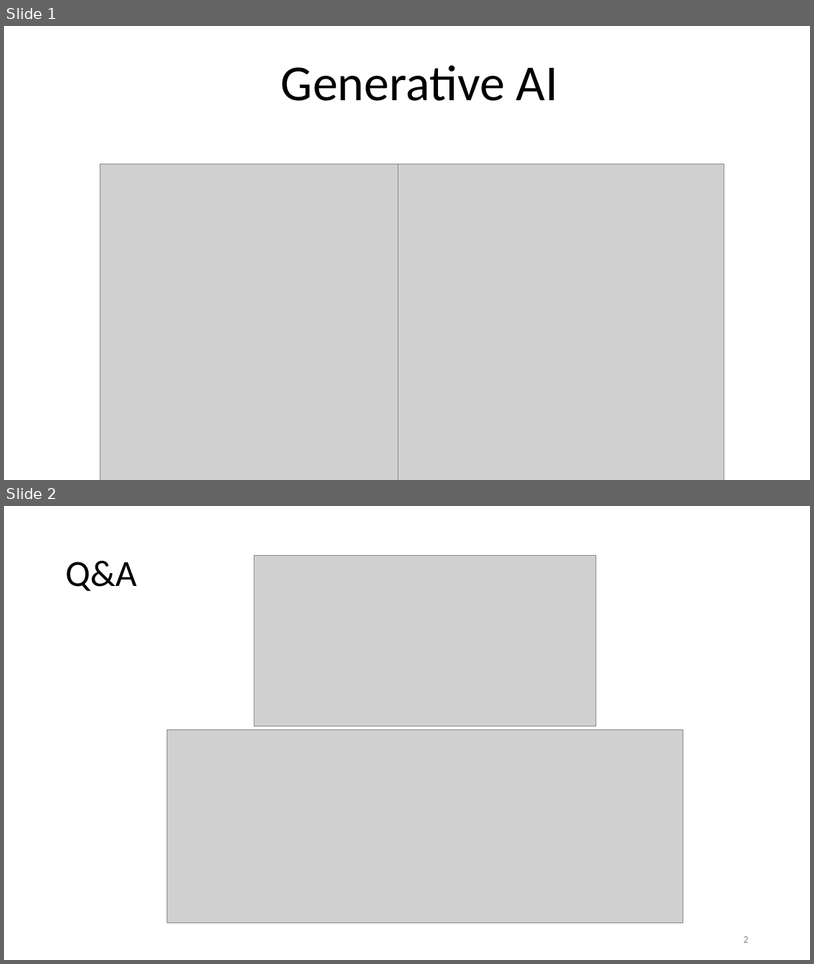
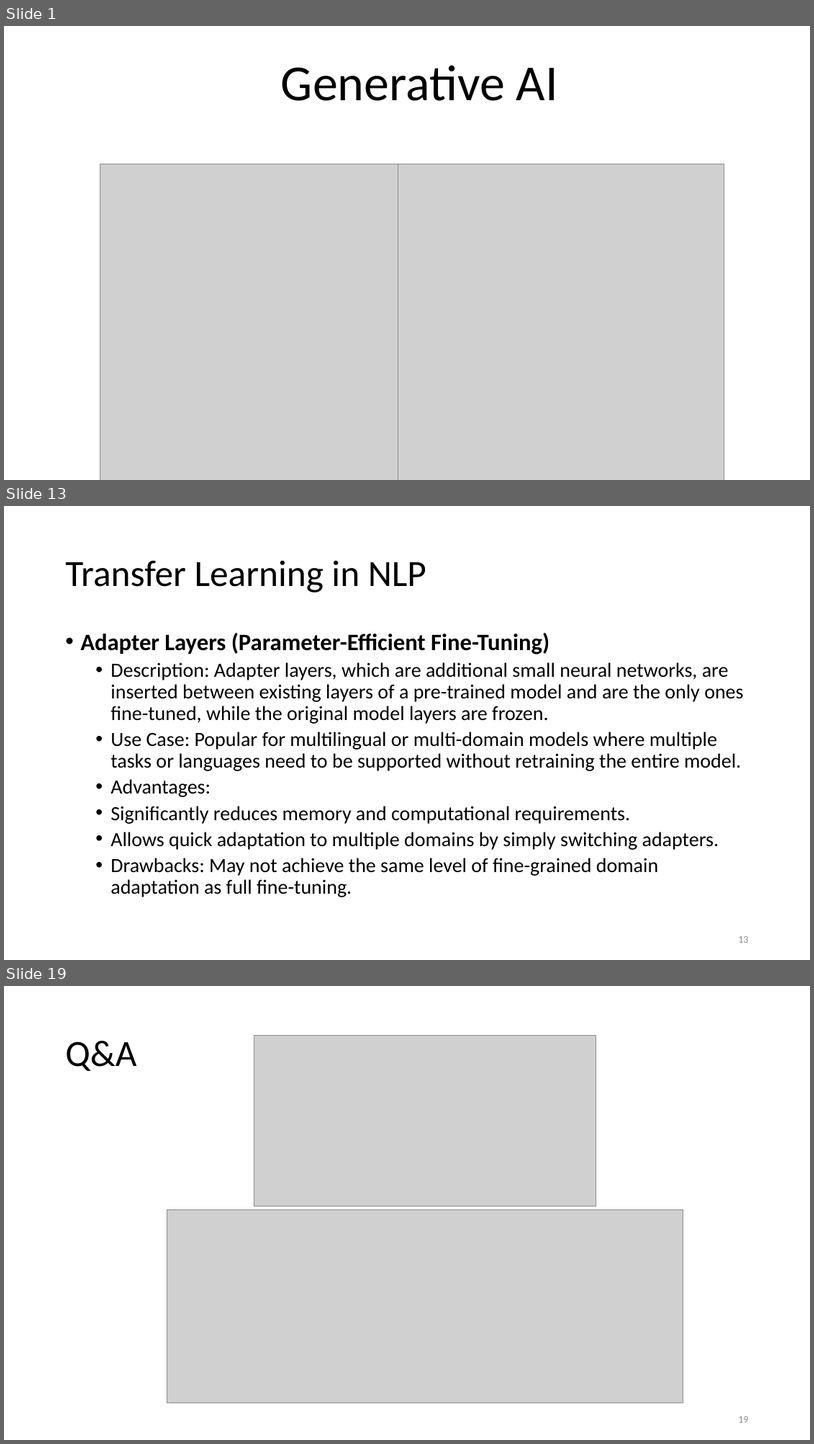
Before and after one commit to motazsaad/NLP-Seminar, a slide deck: slides/LLMs/Transfer learning (finetunning).pptx. Shown one above the other, each under a label of ours: slides 1 and 2 before the commit, slides 1, 13 and 19 after it; the slides between them are not shown. The pictures are 814x964 and 814x1444 pixels, drawn with LibreOffice and Linux fonts; fonts in the diff are those of the drawing; grey boxes stand for pictures. Boxes give left, top, right and bottom in pixels: in the first picture for what was removed or moved away, otherwise in the second. Text is boxed around its words. In the diff, an @@ line names an element or a change of style, - is before the commit and + after.

```diff
--- a/slides/LLMs/Transfer learning (finetunning).pptx
+++ b/slides/LLMs/Transfer learning (finetunning).pptx
@@ slide 13 added at [4,506,810,960], background #FFFFFF @@
@@ title added at [65,560,427,592], 44 pt, text #000000 @@
+Transfer Learning in NLP
@@ text added at [80,633,743,897], 24 pt, text #000000 @@
+• Adapter Layers (Parameter-Efficient Fine-Tuning)
+  • Description: Adapter layers, which are additional small neural networks, are inserted between existing layers of a pre-trained model and are the only ones fine-tuned, while the original model layers are frozen.
+  • Use Case: Popular for multilingual or multi-domain models where multiple tasks or languages need to be supported without retraining the entire model.
+  • Advantages:
+  • Significantly reduces memory and computational requirements.
+  • Allows quick adaptation to multiple domains by simply switching adapters.
+  • Drawbacks: May not achieve the same level of fine-grained domain adaptation as full fine-tuning.
@@ page number added at [738,936,748,942], 12 pt, text #8C8C8C @@
+13
@@ what was slide 2 is now slide 19 @@
@@ page number at [738,1416,748,1422]: text changed @@
-2
+19
```
Also in this commit, not shown: 16 other slides added.
